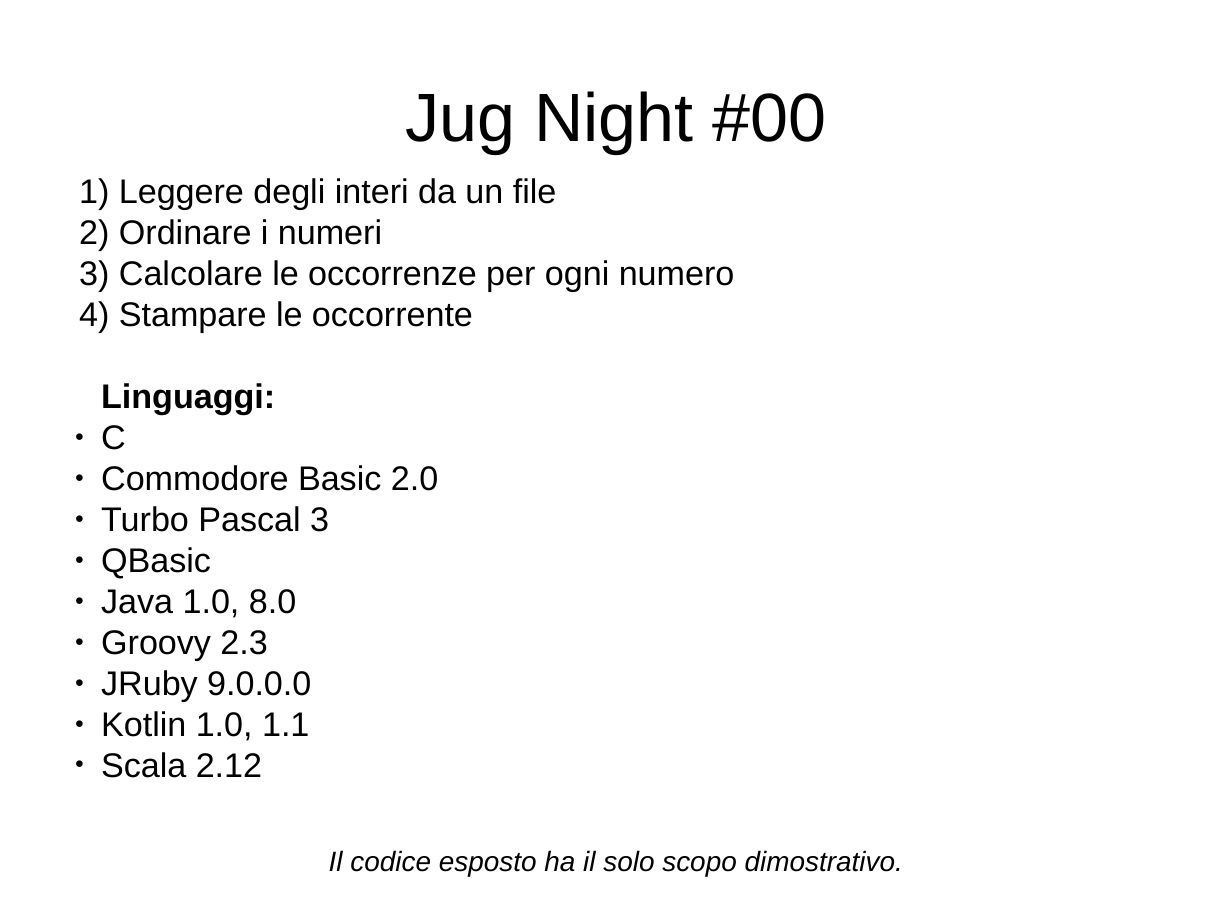
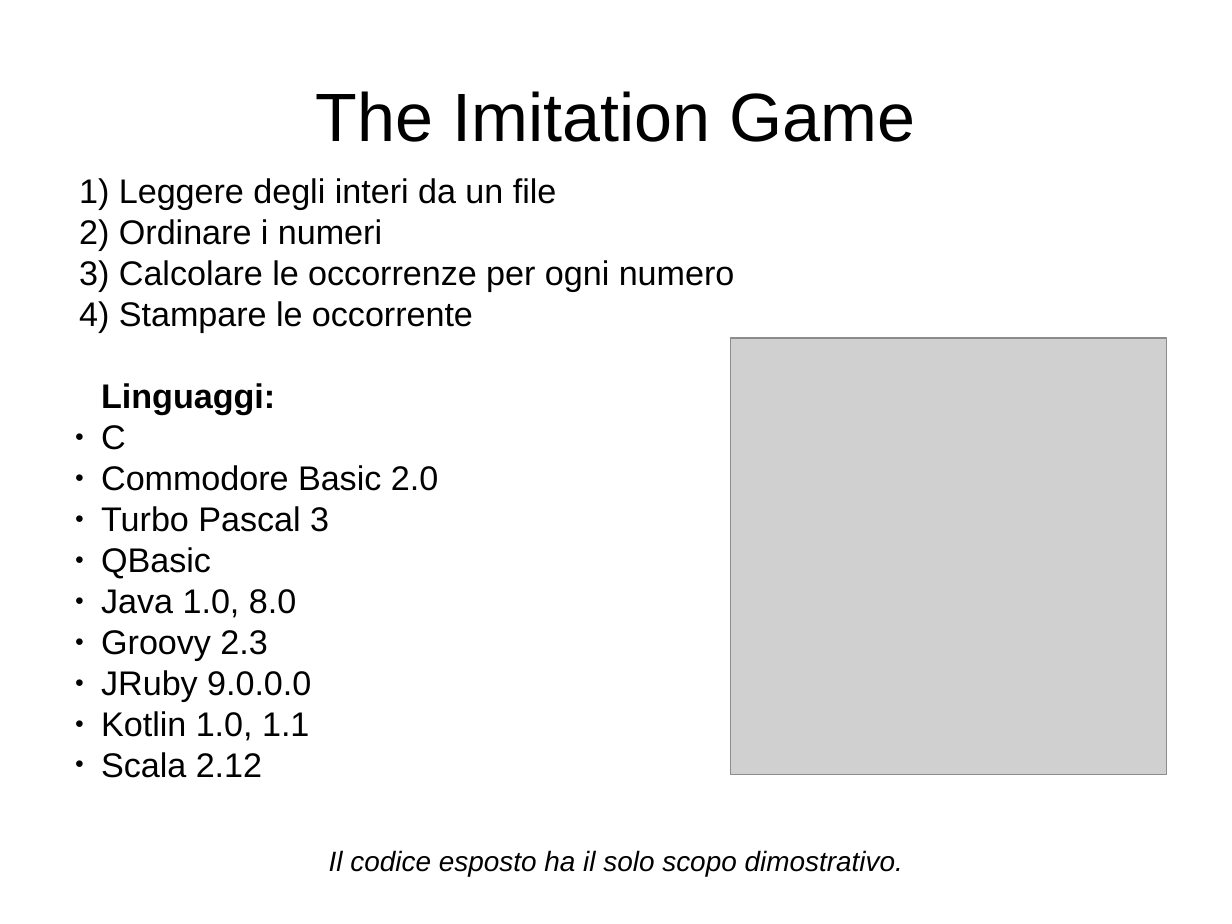
Before and after one commit to fvasco/jug-2017-07, a slide deck: slide 1 of presentazione.odp. Drawn at 1232x924 pixels with LibreOffice and Linux fonts; fonts in the diff are those of the drawing; grey boxes stand for pictures. Boxes give left, top, right and bottom in pixels: in the first picture for what was removed or moved away, otherwise in the second. Text is boxed around its words. In the diff, an @@ line names an element or a change of style, - is before the commit and + after.

Commit message:
The Imitation Game

```diff
--- a/presentazione.odp
+++ b/presentazione.odp
@@ title at box(316, 91, 916, 142): text changed @@
-Jug Night #00
+The Imitation Game
@@ picture added at box(731, 339, 1167, 775) @@
```
Also in this commit, not shown: 8 other slides changed, 1 other file.
